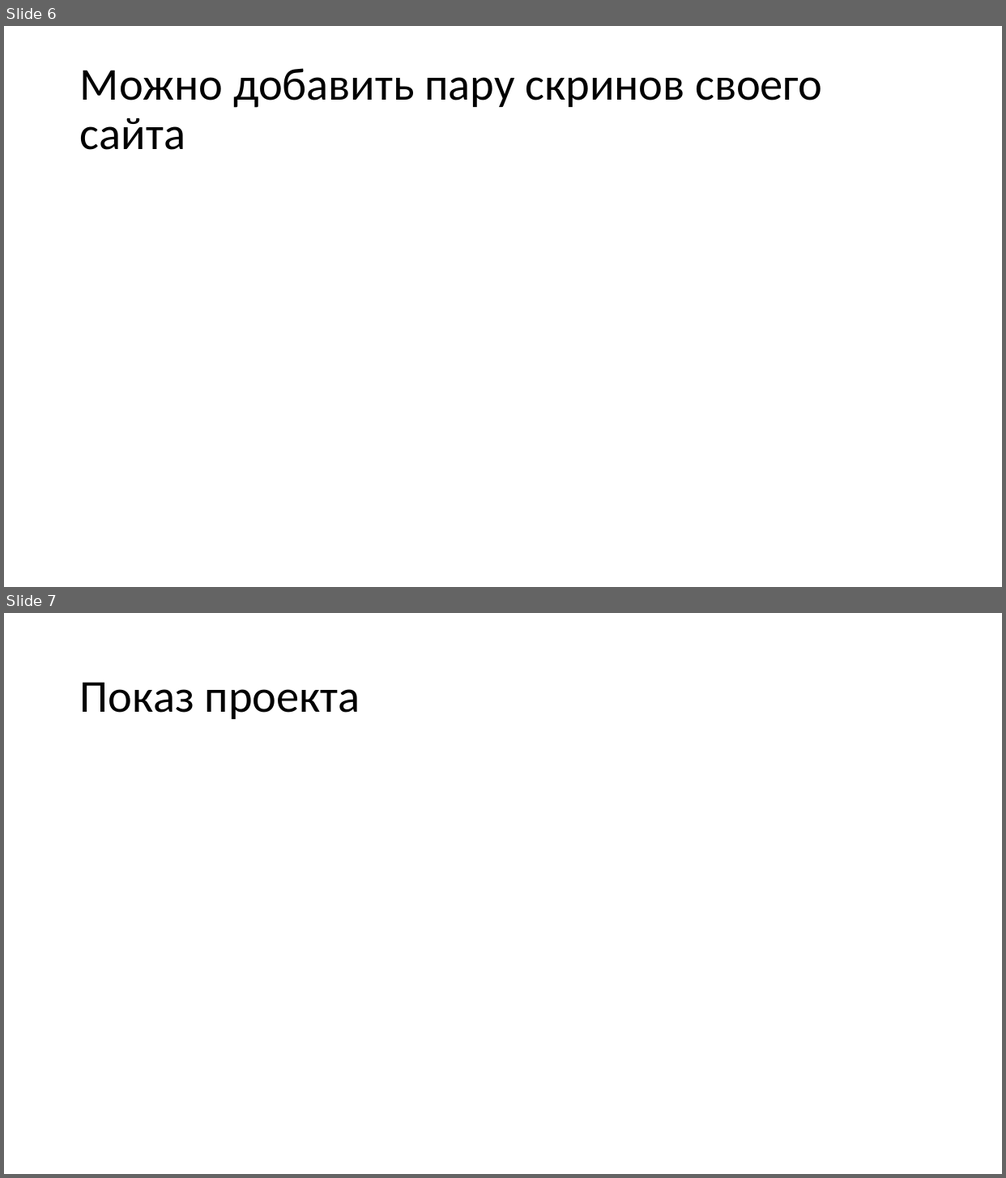
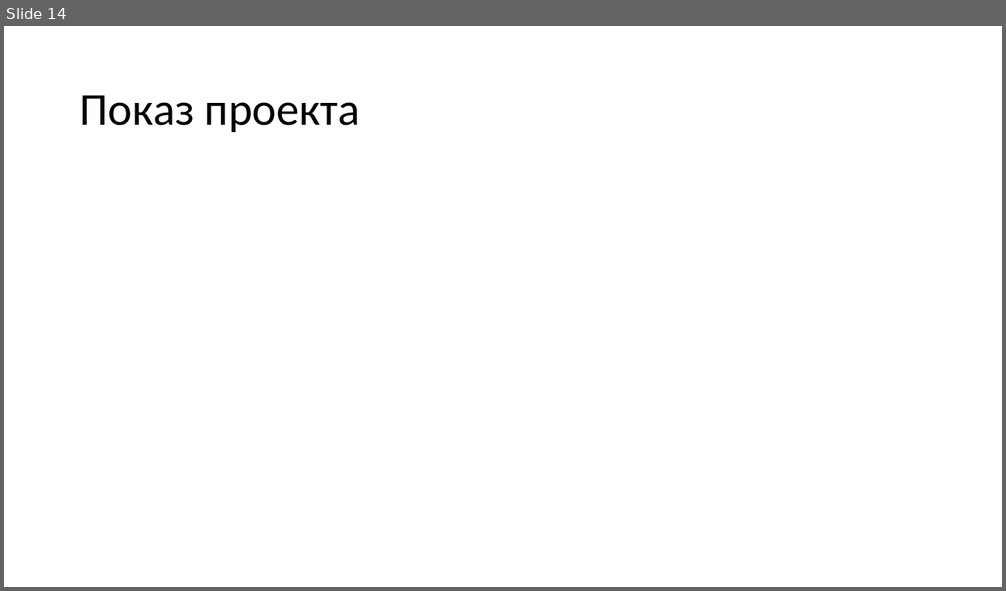
Before and after one commit to zayceva-nastya/pr777, a slide deck: FitHome.pptx. Shown one above the other, each under a label of ours: slides 6 and 7 before the commit, slide 14 after it. The pictures are 1006x1178 and 1006x591 pixels, drawn with LibreOffice and Linux fonts; fonts in the diff are those of the drawing. Boxes give left, top, right and bottom in pixels: in the first picture for what was removed or moved away, otherwise in the second. Text is boxed around its words. In the diff, an @@ line names an element or a change of style, - is before the commit and + after.

```diff
--- a/FitHome.pptx
+++ b/FitHome.pptx
@@ slide 6 removed at box(4, 26, 1002, 587), background #FFFFFF @@
@@ title removed at box(80, 68, 822, 150) @@
-Можно добавить пару скринов своего сайта
@@ what was slide 7 is now slide 14 @@
```
Also in this commit, not shown: 4 slides changed, 9 slides added, 1 other slide removed.
